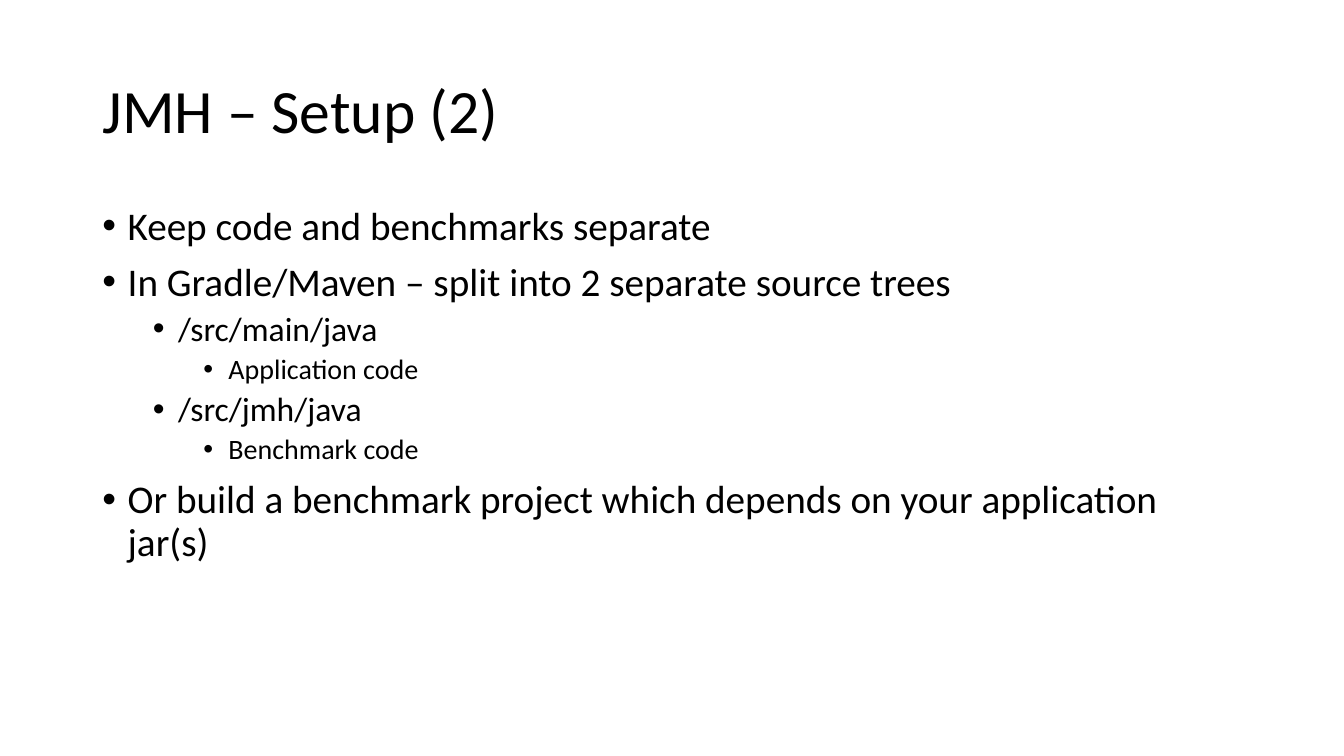
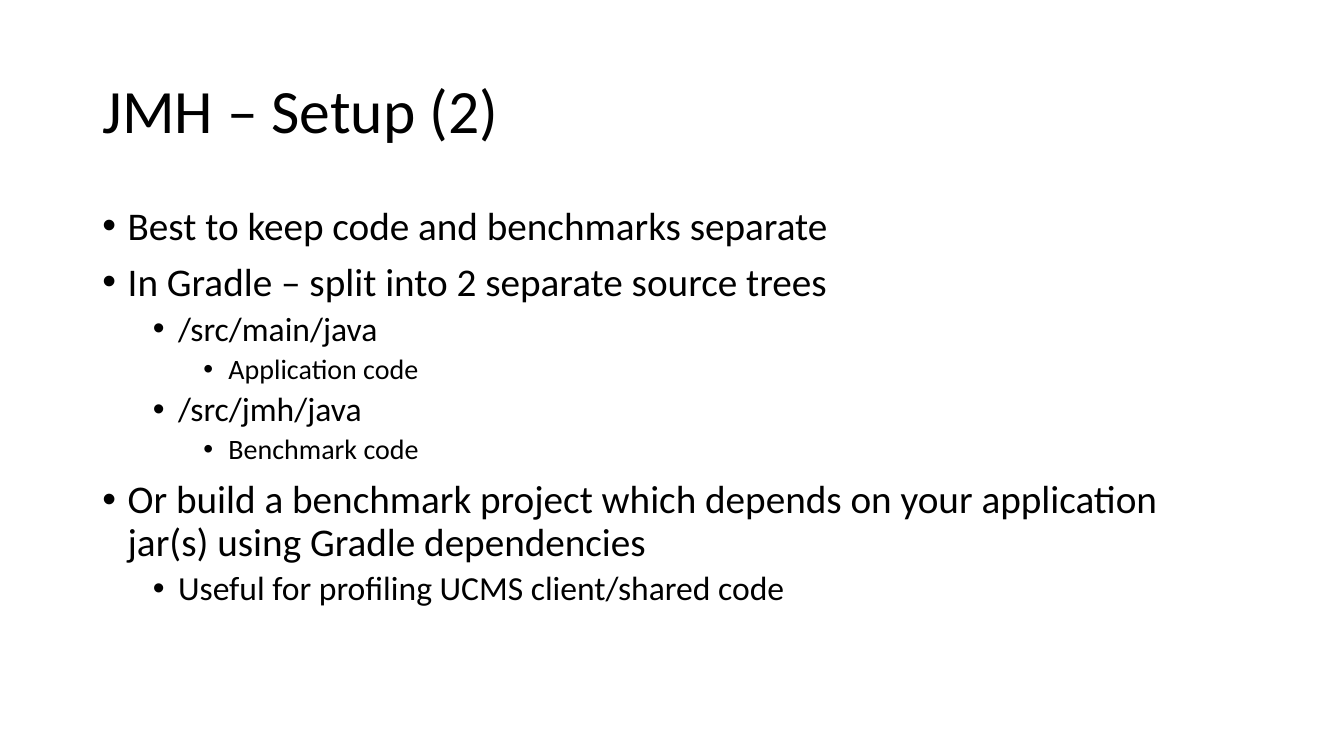
Before and after one commit to tresat/JMH-Presentation, a slide deck: slide 19 of doc/slides.pptx (slide 17 before the commit). Drawn at 1344x756 pixels with LibreOffice and Linux fonts; fonts in the diff are those of the drawing. Boxes give left, top, right and bottom in pixels: in the first picture for what was removed or moved away, otherwise in the second. Text is boxed around its words. In the diff, an @@ line names an element or a change of style, - is before the commit and + after.

```diff
--- a/doc/slides.pptx
+++ b/doc/slides.pptx
@@ text at (128, 212, 828, 303): text changed @@
-• Keep code and benchmarks separate
-• In Gradle/Maven – split into 2 separate source trees
+• Best to keep code and benchmarks separate
+• In Gradle – split into 2 separate source trees
@@ text at (128, 485, 1157, 606): text changed @@
-• Or build a benchmark project which depends on your application jar(s)
+• Or build a benchmark project which depends on your application jar(s) using Gradle dependencies
+  • Useful for profiling UCMS client/shared code
```
Also in this commit, not shown: 18 other slides changed, 6 slides added, 5 slides removed, 11 other files.
